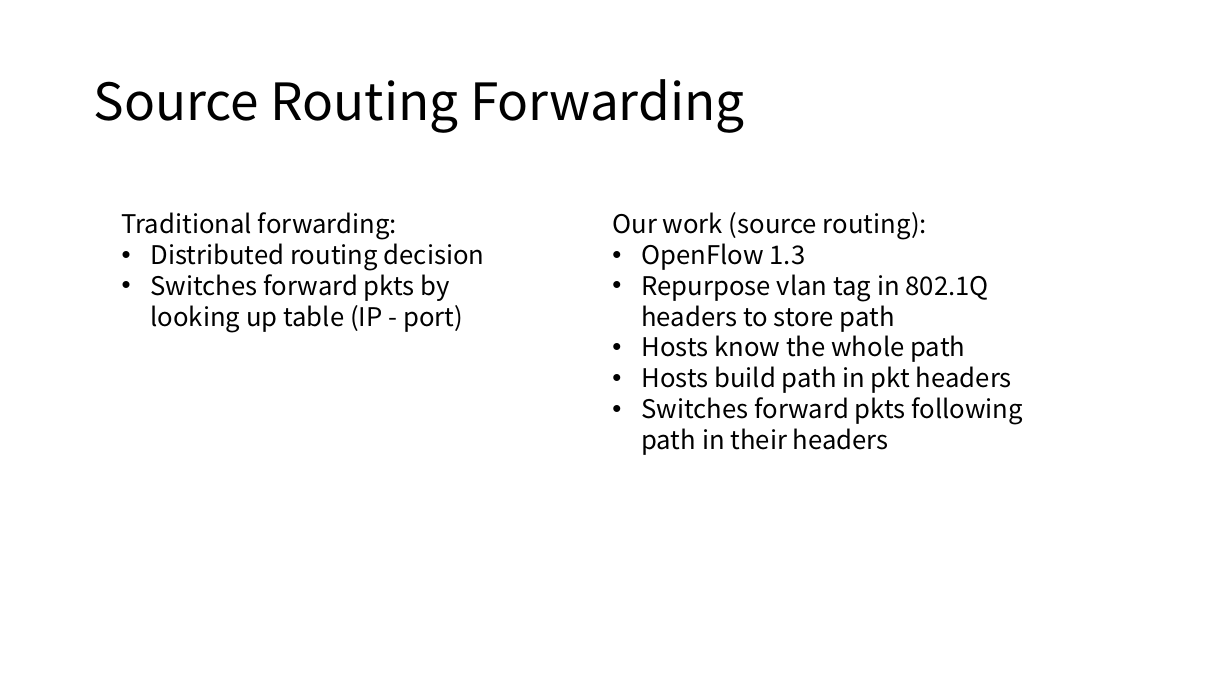
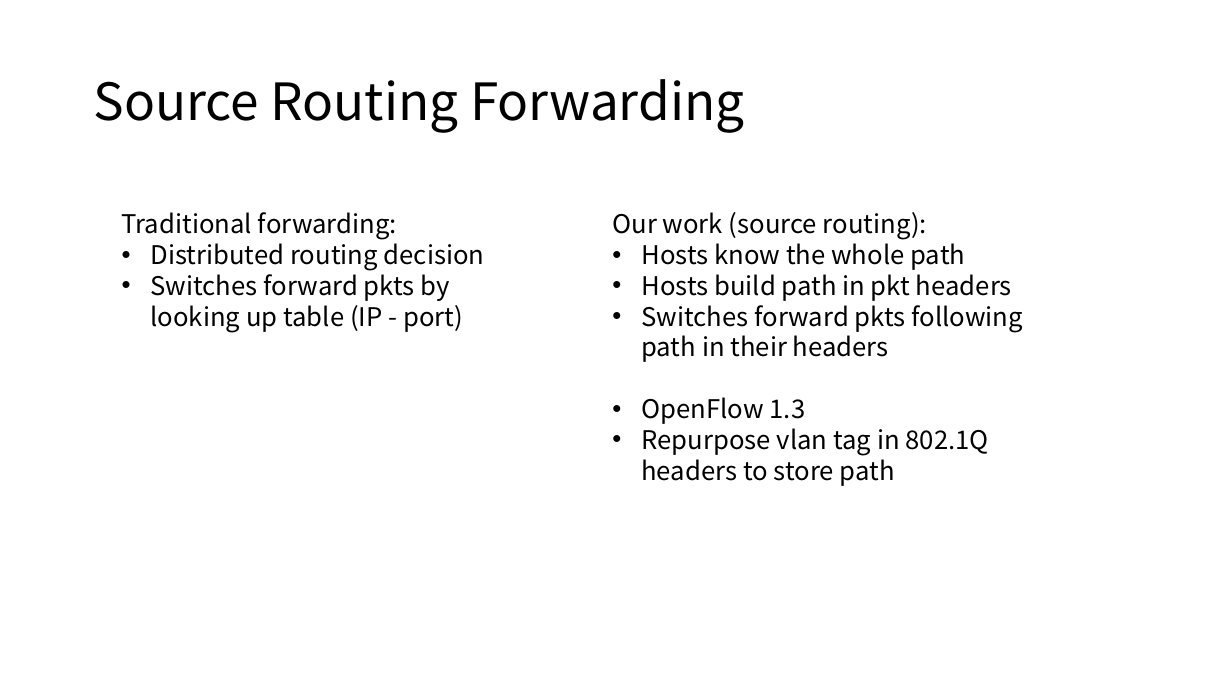
Before and after one commit to LimEnwee927/Trust_Me_I_Know_The_-Path, a slide deck: slide 2 of Yuhe Lin/forwarding and headers.pptx. Drawn at 1232x693 pixels with LibreOffice and Linux fonts; fonts in the diff are those of the drawing. Boxes give left, top, right and bottom in pixels: in the first picture for what was removed or moved away, otherwise in the second. Text is boxed around its words. In the diff, an @@ line names an element or a change of style, - is before the commit and + after.

Commit message:
update ppt

```diff
--- a/Yuhe Lin/forwarding and headers.pptx
+++ b/Yuhe Lin/forwarding and headers.pptx
@@ text at [641,243,989,332]: paragraphs removed @@
-• OpenFlow 1.3
-• Repurpose vlan tag in 802.1Q headers to store path
@@ text at [641,397,989,486]: paragraphs added @@
+• OpenFlow 1.3
+• Repurpose vlan tag in 802.1Q headers to store path
```
